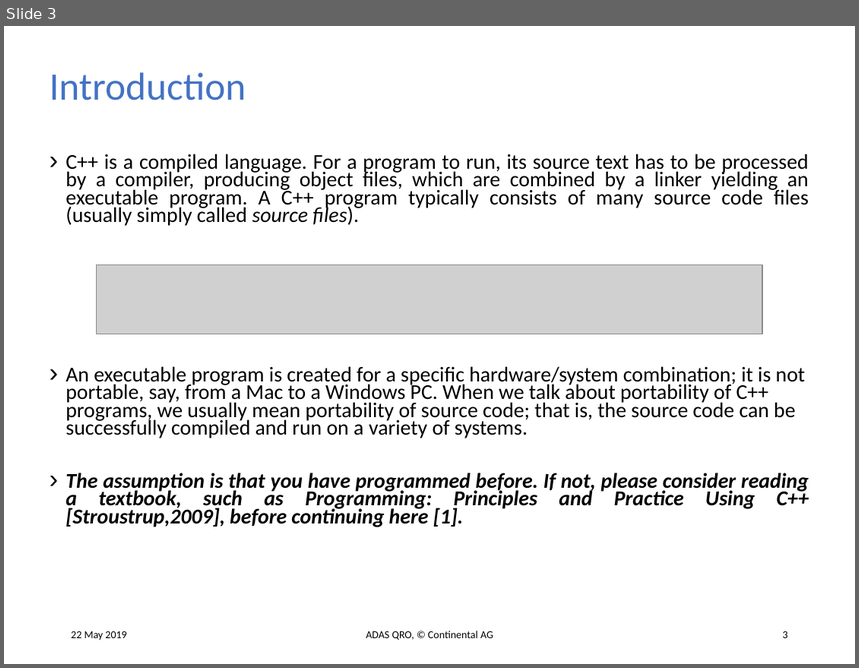
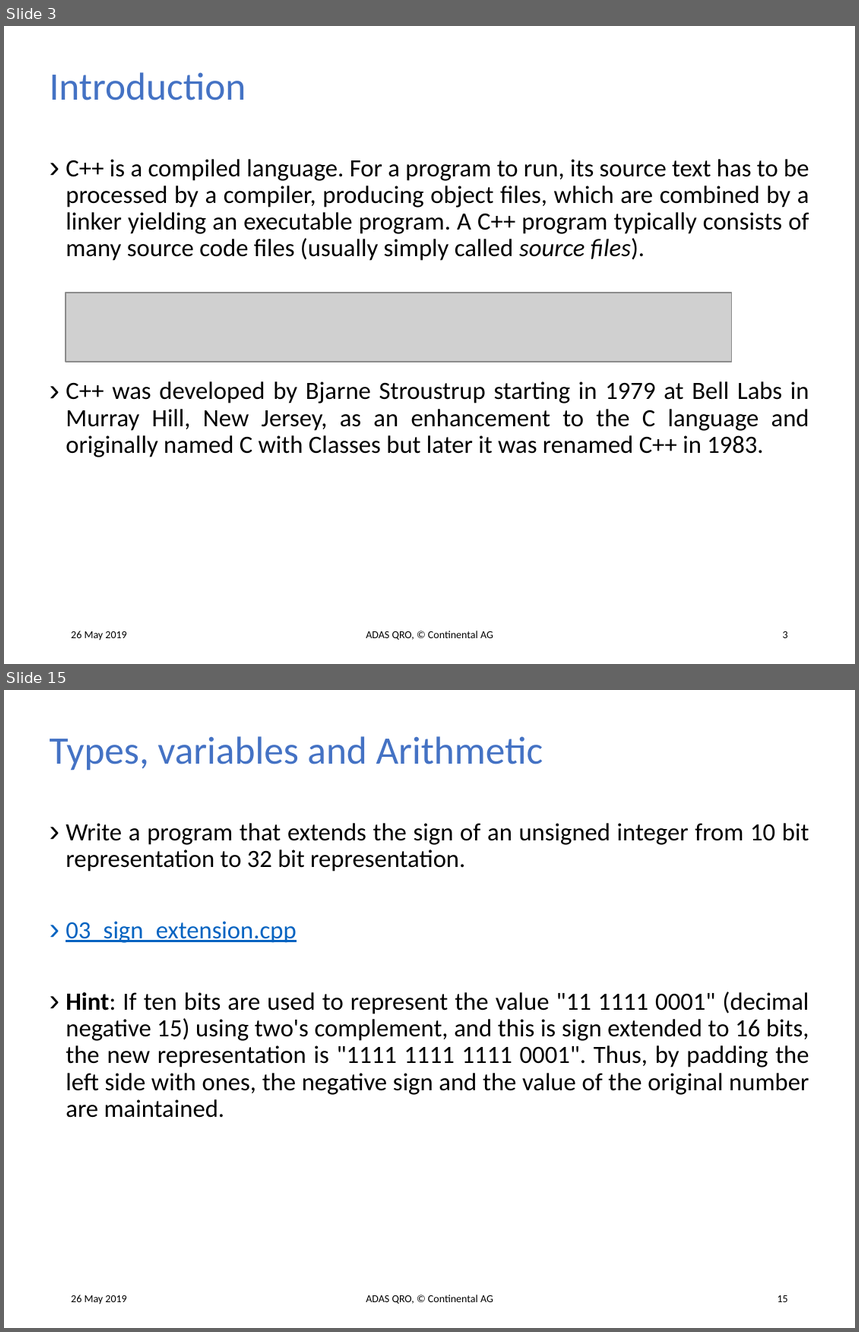
Before and after one commit to tehuano/cpp-basics, a slide deck: c++.pptx. Shown one above the other, each under a label of ours: slide 3 before the commit, slides 3 and 15 after it; the slides between them are not shown. The pictures are 859x668 and 859x1332 pixels, drawn with LibreOffice and Linux fonts; fonts in the diff are those of the drawing; grey boxes stand for pictures. Boxes give left, top, right and bottom in pixels: in the first picture for what was removed or moved away, otherwise in the second. Text is boxed around its words. In the diff, an @@ line names an element or a change of style, - is before the commit and + after.

```diff
--- a/c++.pptx
+++ b/c++.pptx
@@ slide 15 added at [4, 690, 855, 1328], background #FFFFFF @@
@@ title added at [50, 736, 544, 771], 33 pt, text #4472C4 @@
+Types, variables and Arithmetic
@@ text added at [66, 823, 810, 1118], 21 pt, text #000000 @@
+› Write a program that extends the sign of an unsigned integer from 10 bit representation to 32 bit representation.
+› 03_sign_extension.cpp
+› Hint: If ten bits are used to represent the value "11 1111 0001" (decimal negative 15) using two's complement, and this is sign extended to 16 bits, the new representation is "1111 1111 1111 0001". Thus, by padding the left side with ones, the negative sign and the value of the original number are maintained.
@@ text added at [71, 1295, 126, 1305], 9 pt, text #000000 @@
+26 May 2019
@@ text added at [366, 1295, 493, 1304], 9 pt, text #000000 @@
+ADAS QRO, © Continental AG
@@ page number added at [778, 1296, 788, 1303], 9 pt, text #000000 @@
+15
@@ slide 3 changed as well @@
@@ text at [66, 159, 810, 261]: size 17.9 to 21 pt in "C++ is a compiled language. For a ..."; line spacing 0.7 to 0.9 @@
@@ picture: place and size @@
-picture at [97, 265, 762, 334]
+picture at [66, 293, 731, 361]
@@ text at [66, 382, 810, 458]: text changed; size 17.9 to 21 pt @@
-› An executable program is created for a specific hardware/system combination; it is not portable, say, from a Mac to a Windows PC. When we talk about portability of C++ programs, we usually mean portability of source code; that is, the source code can be successfully compiled and run on a variety of systems.
-› The assumption is that you have programmed before. If not, please consider reading a textbook, such as Programming: Principles and Practice Using C++ [Stroustrup,2009], before continuing here [1].
+› C++ was developed by Bjarne Stroustrup starting in 1979 at Bell Labs in Murray Hill, New Jersey, as an enhancement to the C language and originally named C with Classes but later it was renamed C++ in 1983.
@@ text at [71, 631, 126, 641]: text changed @@
-22 May 2019
+26 May 2019
```
Also in this commit, not shown: 4 other slides changed, 10 other slides added, 1 other file.
